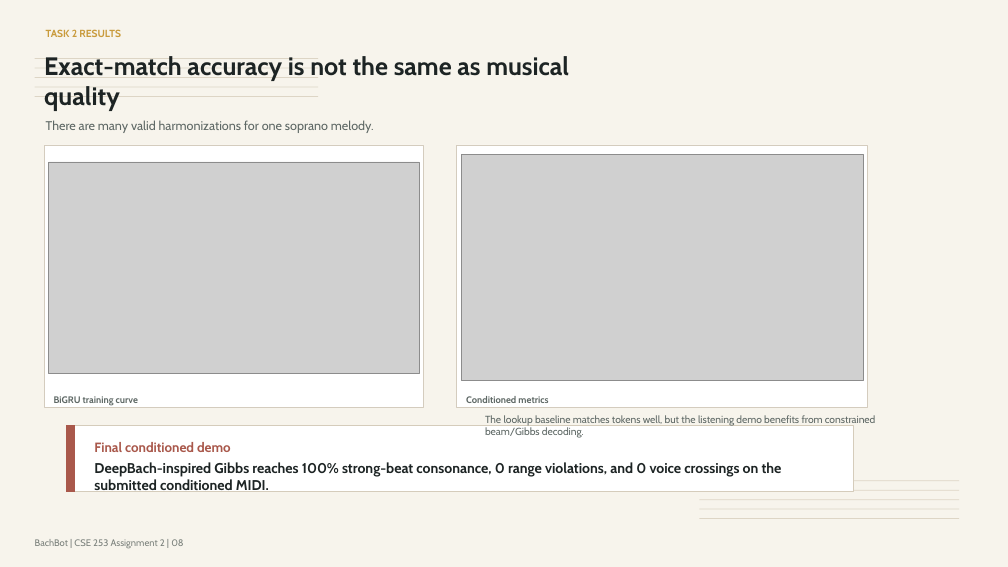
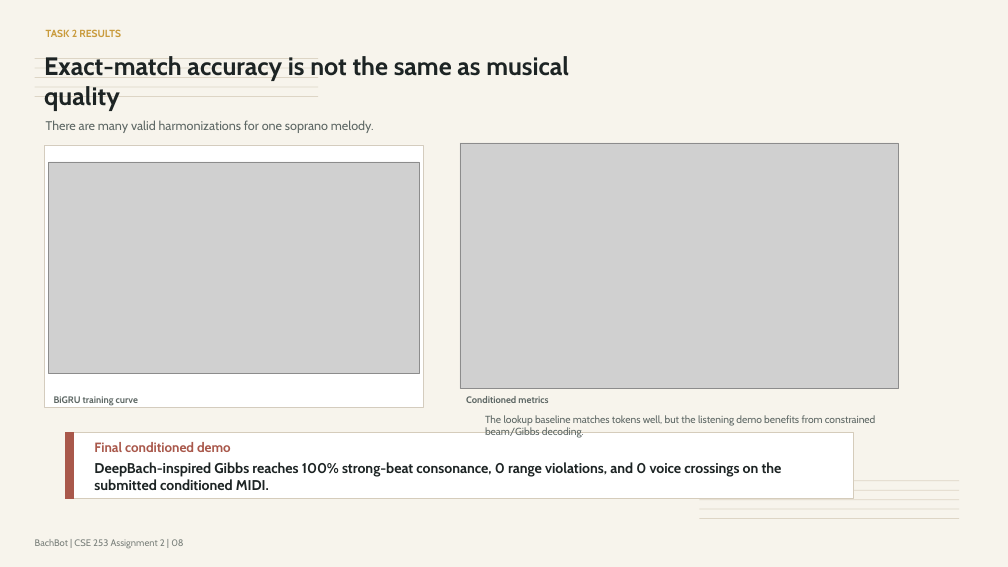
Before and after one commit to WeiqiZhou2002/CSE253_Assignment2, a slide deck: slide 8 of bachbot-symbolic-chorales-upgraded.pptx. Drawn at 1008x567 pixels with LibreOffice and Linux fonts; fonts in the diff are those of the drawing; grey boxes stand for pictures. Boxes give left, top, right and bottom in pixels: in the first picture for what was removed or moved away, otherwise in the second. Text is boxed around its words. In the diff, an @@ line names an element or a change of style, - is before the commit and + after.

```diff
--- a/bachbot-symbolic-chorales-upgraded.pptx
+++ b/bachbot-symbolic-chorales-upgraded.pptx
@@ rectangle removed at (x1=457, y1=145, x2=868, y2=408) @@
@@ picture resized from (x1=461, y1=155, x2=863, y2=381) to (x1=460, y1=143, x2=898, y2=389) @@
@@ rectangle moved from (x1=67, y1=425, x2=74, y2=492) to (x1=65, y1=433, x2=73, y2=499) @@
@@ rectangle moved from (x1=67, y1=425, x2=854, y2=492) to (x1=67, y1=433, x2=854, y2=499) @@
```
Also in this commit, not shown: 2 other slides changed, 1 slide removed, 32 other files.
